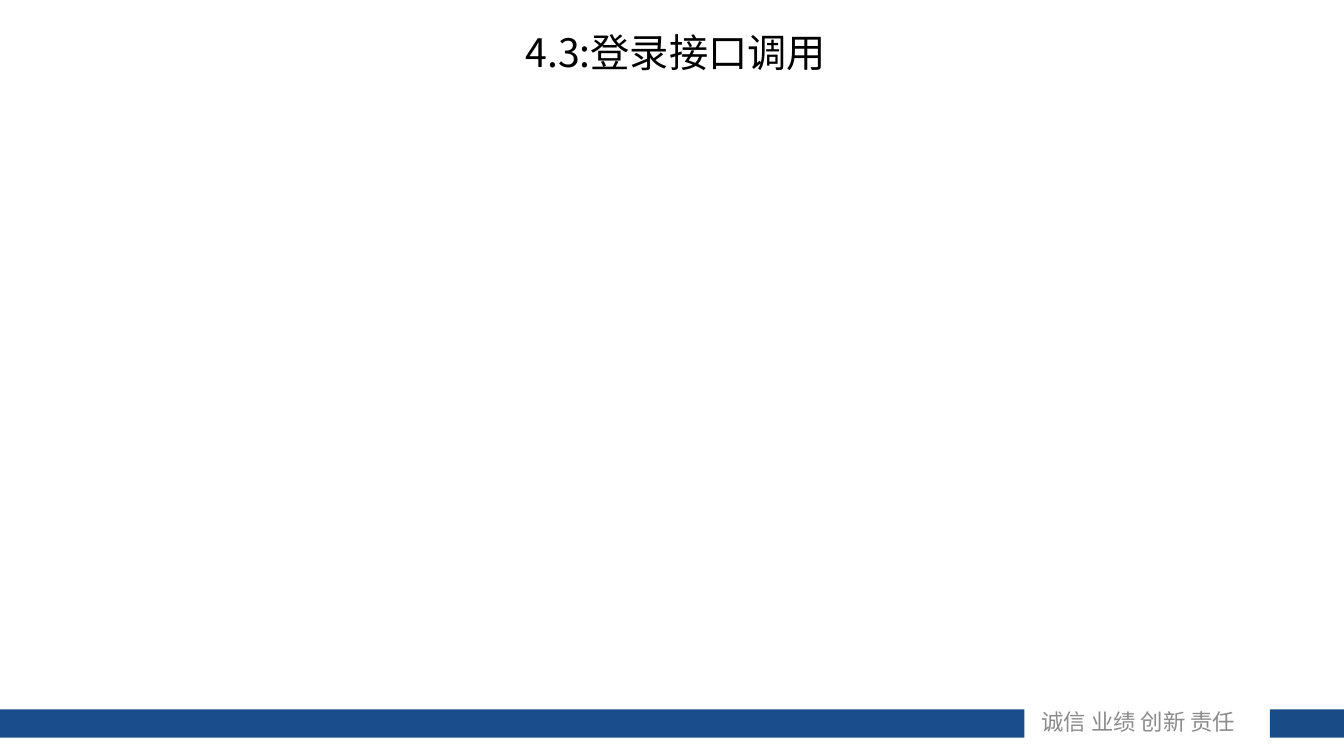
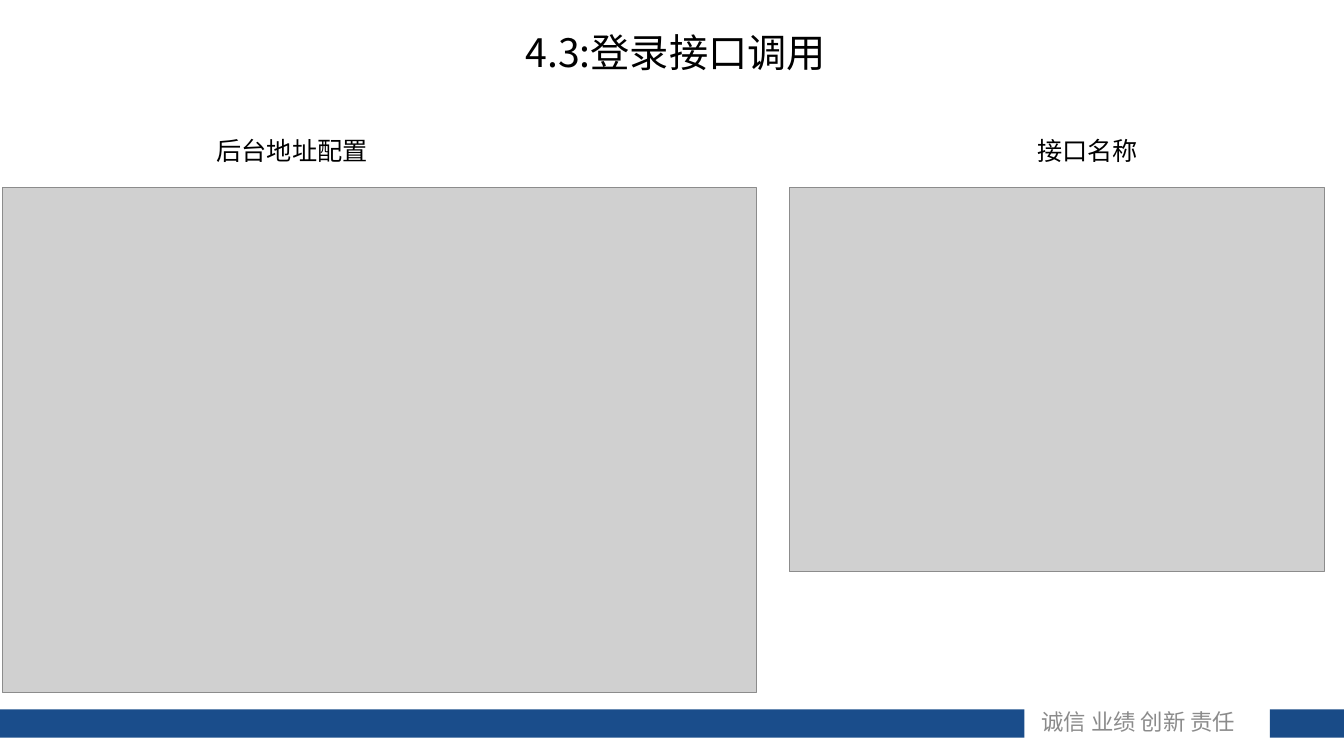
Before and after one commit to roet80736/WXMiniTraining, a slide deck: slide 10 of 微信小程序初级入门.pptx. Drawn at 1344x756 pixels with LibreOffice and Linux fonts; fonts in the diff are those of the drawing; grey boxes stand for pictures; background and template pictures are left out. Boxes give left, top, right and bottom in pixels: in the first picture for what was removed or moved away, otherwise in the second. Text is boxed around its words. In the diff, an @@ line names an element or a change of style, - is before the commit and + after.

Commit message:
ppt

```diff
--- a/微信小程序初级入门.pptx
+++ b/微信小程序初级入门.pptx
@@ text added at (x1=217, y1=138, x2=368, y2=162), 18 pt, text #000000 @@
+后台地址配置
@@ text added at (x1=1037, y1=139, x2=1138, y2=162), 18 pt, text #000000 @@
+接口名称
@@ picture added at (x1=2, y1=188, x2=756, y2=693) @@
@@ picture added at (x1=789, y1=188, x2=1324, y2=572) @@
```
Also in this commit, not shown: 1 other slide changed, 4 slides added, 5 slides removed.
